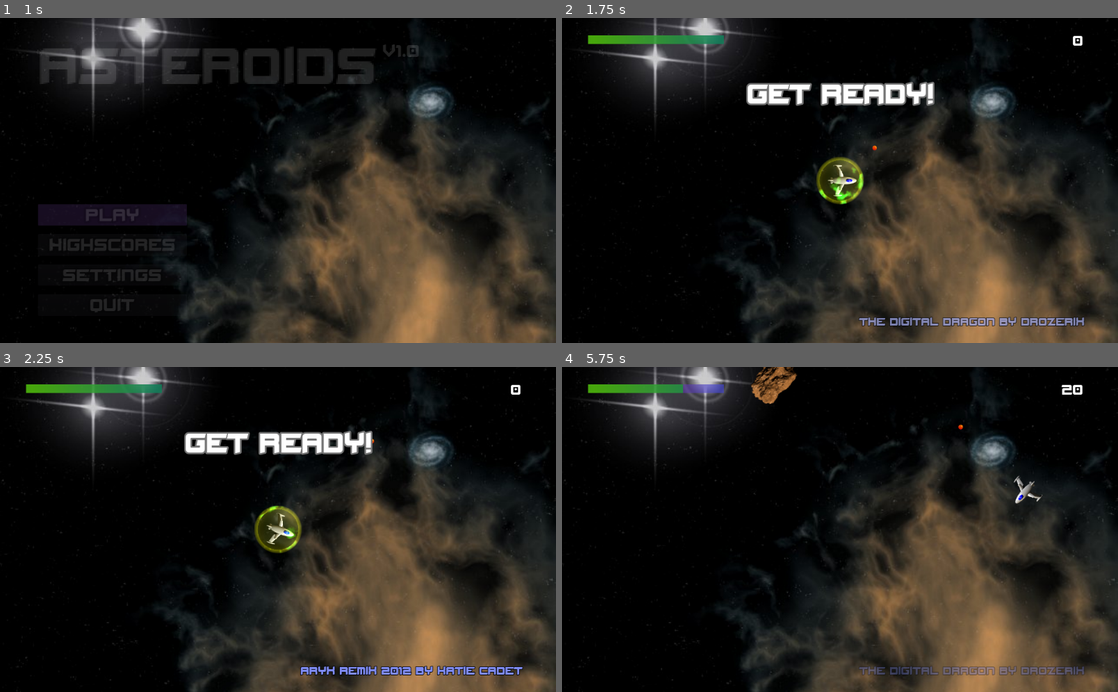
Above: before the commit, frames 1-4 (two rows, left to right).
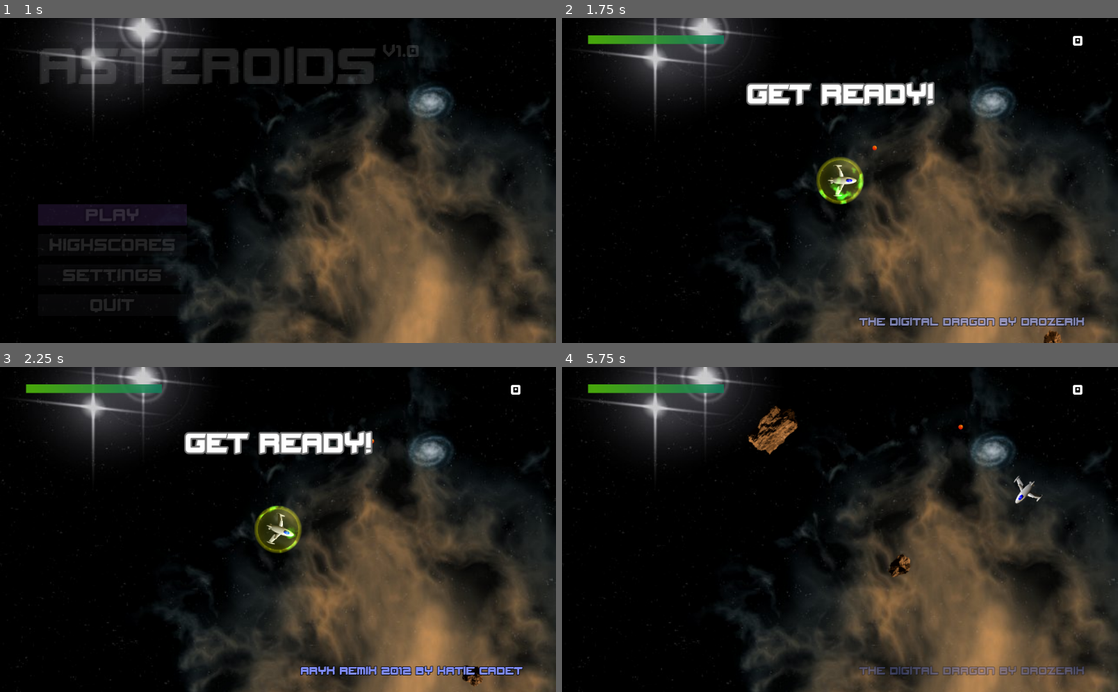
Above: after the commit, the same moments.

Repository: odahoda/asteroids
Game: Godot game, scene res://game.tscn
The game is run twice, just before and just after one commit, with the same random seed, the same clock (stepped at 60 frames per second) and the same inputs.
Inputs:
- Up to frame 1 (1 s): click "Play" at 0.5 s
- Up to frame 2 (1.75 s): tap Enter (ui_accept) at 1.25, 1.52 s; hold Right (ui_right) from 1.28 s (still down)
- Up to frame 3 (2.25 s): release Right (ui_right) at 2.03 s; hold Left (ui_left) from 2.03 s (still down)
- Up to frame 4 (5.75 s): tap Enter (ui_accept) at 2.27, 3.77, 4.52, 5.27 s; release Left (ui_left) at 2.78 s; hold Right (ui_right) 2.78-3.53 s; hold Up (ui_up) 3.53-4.28 s; hold Left (ui_left) from 4.28 s (still down)

Frame 1 is identical in both runs. In frame 2, less than 0.1% of the frame differs, in the area x 86-90%, y 96-100%; in frame 3, 0.1%; in frame 4, 1.7%, in the area x 21-92%, y 0-65%.

Commit message:
Asteroids wrap around, too.

Diff:
--- a/aster.gd
+++ b/aster.gd
@@ -7,6 +7,7 @@
 var shape: String = 'big'
 var spawn_group: int = 0
 var dead = false
+var lifetime = 0.0
 
 func _ready() -> void:
 	$sprite.animation = shape
@@ -21,14 +22,22 @@
 	$animation.playback_speed = rand_range(-5, 5)
 	$animation.play("rotation")
 
-	#vel = Vector2(rand_range(100, 500), 0).rotated(rand_range(0, 2 * PI))
+func _process(delta: float) -> void:
+	lifetime += delta
+	if lifetime > 0.3:
+		spawn_group = 0
 
-func _physics_process(delta: float) -> void:
 	position += vel * delta
 
-func _on_visibility_viewport_exited(_viewport: Viewport) -> void:
-	#print("bye")
-	queue_free()
+	var screen = get_viewport_rect().size
+	if position.x < -32:
+		position.x = screen.x + 32
+	elif position.x >= screen.x + 32:
+		position.x = -32
+	if position.y < -32:
+		position.y = screen.y + 32
+	elif position.y >= screen.y + 32:
+		position.y = -32
 
 func _on_Area2D_area_entered(area: Area2D) -> void:
 	if not dead:
--- a/aster.tscn
+++ b/aster.tscn
@@ -645,16 +645,12 @@
 [node name="sprite" type="AnimatedSprite" parent="."]
 frames = SubResource( 121 )
 animation = "big"
-frame = 32
+frame = 12
 playing = true
 
 [node name="animation" type="AnimationPlayer" parent="."]
 playback_speed = -6.71
 anims/rotation = SubResource( 122 )
-
-[node name="visibility" type="VisibilityNotifier2D" parent="."]
-position = Vector2( -2.66968, 1.66855 )
-rect = Rect2( -64, -64, 128, 128 )
 
 [node name="collision_big" type="CollisionPolygon2D" parent="."]
 visible = false
@@ -671,4 +667,3 @@
 polygon = PoolVector2Array( 9.99774, 6.16177, 4.15782, 8.83145, -6.5209, 5.99492, -10.6923, 0.321846, -8.52316, -6.01865, -3.01694, -8.52147, 8.82976, -5.51807, 11.4994, -1.01299 )
 disabled = true
 [connection signal="area_entered" from="." to="." method="_on_Area2D_area_entered"]
-[connection signal="viewport_exited" from="visibility" to="." method="_on_visibility_viewport_exited"]
--- a/level.gd
+++ b/level.gd
@@ -94,7 +94,7 @@
 	call_deferred("add_child", aster)
 
 func handle_collision(o1: Area2D, o2: Area2D):
-	if o1 is Aster and o2 is Aster and o1.spawn_group != o2.spawn_group:
+	if o1 is Aster and o2 is Aster and (o1.spawn_group == 0 or o1.spawn_group != o2.spawn_group):
 		explode(o1, o2)
 		o1.die()
 		o2.die()
Not shown: 8 places in level.tscn that only renumber resources
Not shown, changed: README.org
